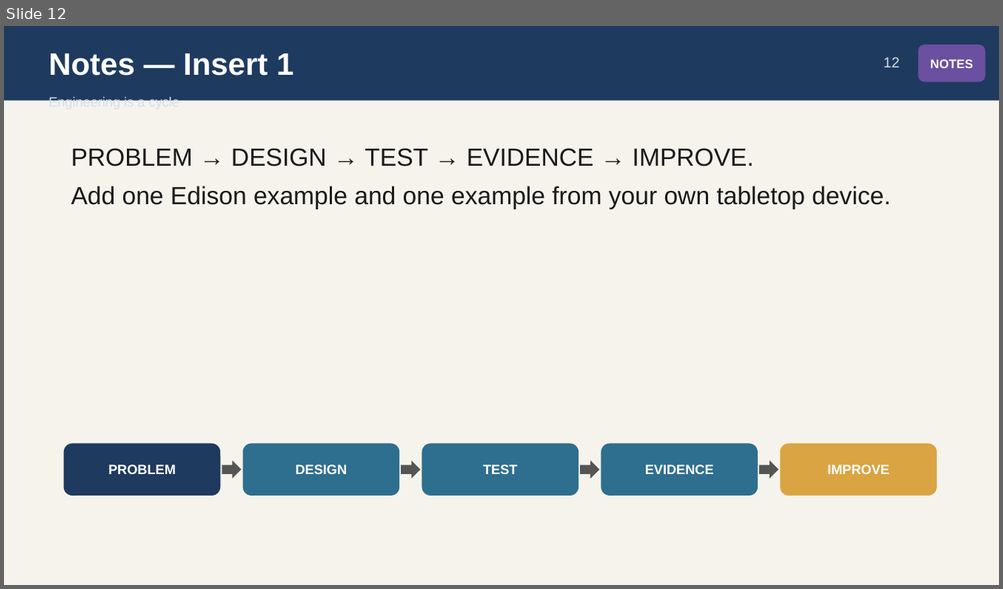
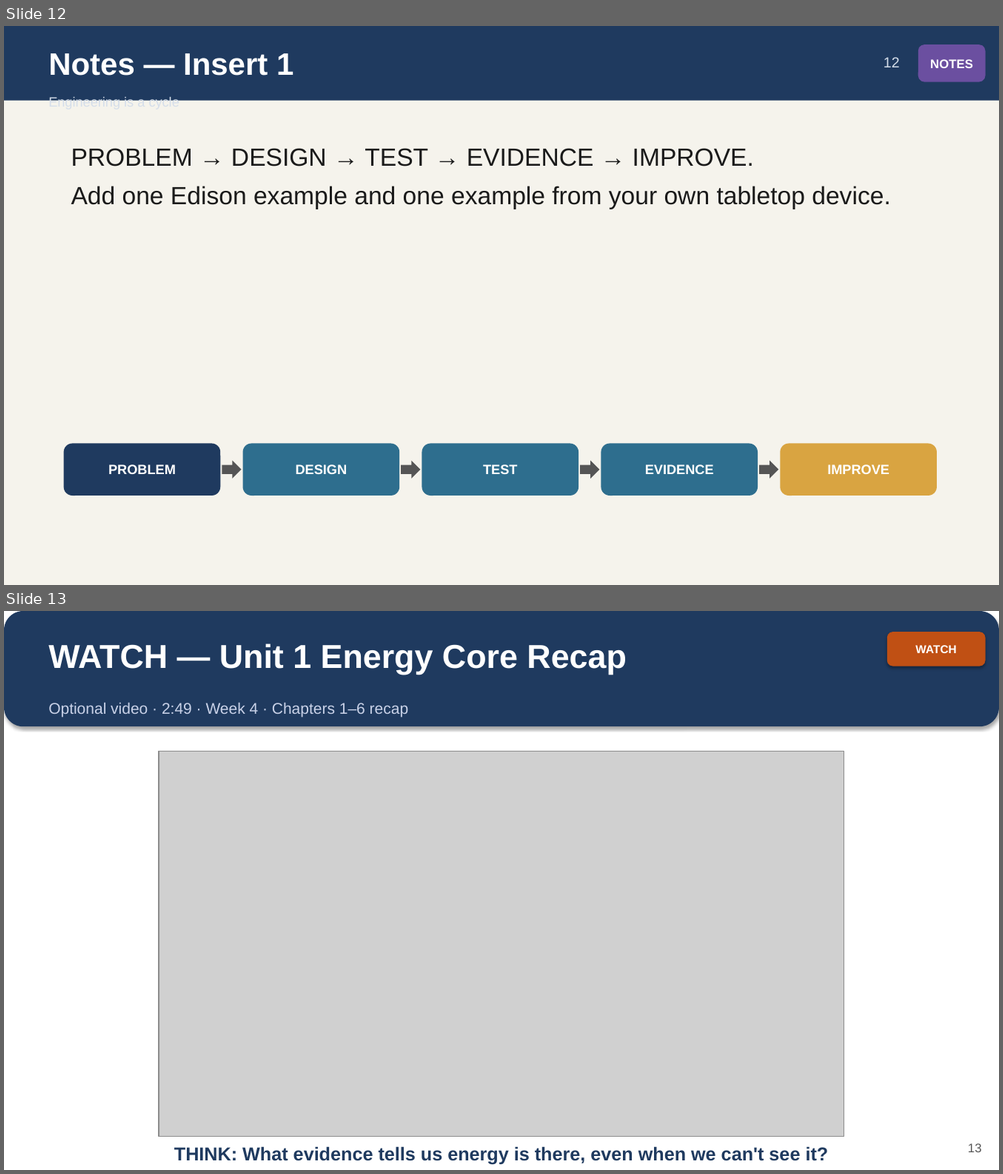
Before and after one commit to owenreagan-cyber/grade-4-energy-transfer-transformation, a slide deck: production/slides/07-ch7-edison-unit-synthesis-slides.pptx. Shown one above the other, each under a label of ours: slide 12 before the commit, slides 12 and 13 after it. The pictures are 1003x589 and 1003x1174 pixels, drawn with LibreOffice and Linux fonts; fonts in the diff are those of the drawing; grey boxes stand for pictures. Boxes give left, top, right and bottom in pixels: in the first picture for what was removed or moved away, otherwise in the second. Text is boxed around its words. In the diff, an @@ line names an element or a change of style, - is before the commit and + after.

```diff
--- a/production/slides/07-ch7-edison-unit-synthesis-slides.pptx
+++ b/production/slides/07-ch7-edison-unit-synthesis-slides.pptx
@@ slide 13 added at (4, 611, 999, 1170), background #FFFFFF @@
@@ rounded rectangle added at (4, 611, 999, 726), fill #1F3A5F @@
@@ rounded rectangle added at (887, 632, 985, 667), fill #C05014, 11 pt, text #FFFFFF, bold @@
+WATCH
@@ text added at (48, 644, 626, 675), 32 pt, text #FFFFFF, bold @@
+WATCH — Unit 1 Energy Core Recap
@@ text added at (48, 703, 409, 717), 15 pt, text #C9D2E8 @@
+Optional video · 2:49 · Week 4 · Chapters 1–6 recap
@@ picture added at (159, 752, 844, 1137) @@
@@ text added at (174, 1147, 828, 1165), 18 pt, text #1F3A5F, bold @@
+THINK: What evidence tells us energy is there, even when we can't see it?
@@ text added at (967, 1144, 982, 1153), 12 pt, text #555555 @@
+13
```
Also in this commit, not shown: 2 other files.
